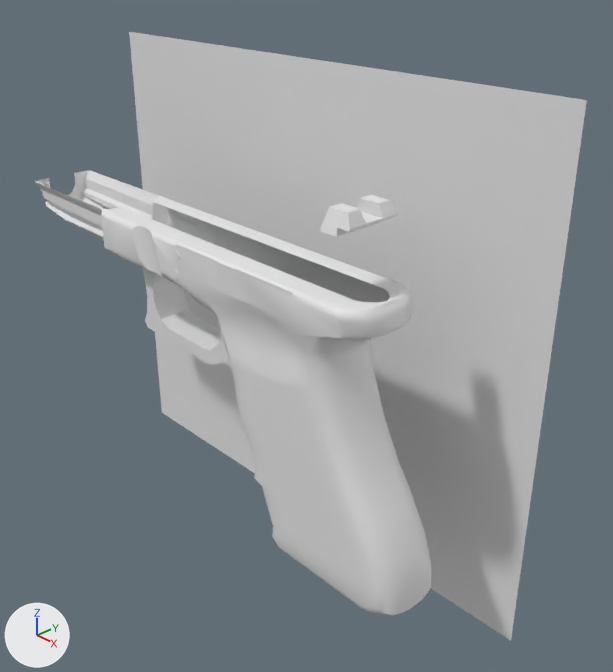
The Blender file Glock17.blend, before and after one commit.
One viewpoint serves both versions: a 50 mm lens placed at (0.223, -0.163, 0.206), pointed at (0.016, 0.032, 0.068). Lighting does not change. The marker at lower left points along +X, +Y and +Z. Materials are left out; every surface is plain grey.

Objects in the first picture: 'GlockBlueprint', 'Plane', 'Rear Sight'.
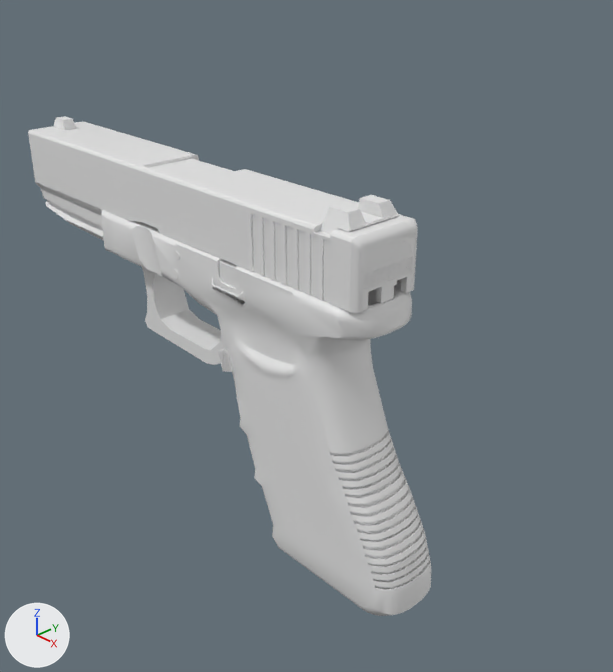
Pixel boxes (x1, y1, x2, y2) of what changed, in the pictures (613 x 672 px):
'GlockBlueprint', hidden
    before: (129, 32, 587, 641)
'Plane', reshaped
    before: (35, 170, 432, 616)
    after: (35, 182, 431, 616)
'Slide', shown
    after: (28, 116, 418, 313)
part 1 of me_plane, added
    after: (217, 348, 233, 372)
part 2 of me_plane, built on
    before: (112, 198, 432, 615)
    after: (36, 182, 431, 615)

The change, as a list of edits to the scene's bpy script:
```text
Change me_plane:
    used by ob_plane; location = (0.0, 0.0, 0.0); rotation_euler = (1.571, 0.0, 0.0), in degrees (90, 0, 0); scale = (-0.00542, -0.00542, -0.00542)
    remove me_plane.from_pydata(...)  # 834 vertices, 696 faces; spans x -18.4..17.9, y -20.7..-1.7, z -2.7..0.0
    add me_plane.from_pydata(...)  # 1794 vertices, 1554 faces, 15 loose edges; spans x -18.4..17.9, y -20.7..-1.7, z -2.8..0.0
    me_plane part 1: a new loose piece of 100 vertices spanning x -5.4..-4.0, y -15.0..-13.4, z -2.5..-1.6
    me_plane part 2: 24 vertices moved from x -16.6..6.7, y -20.7..-6.1, z -2.5..-0.4 to x -16.6..6.7, y -20.7..-6.1, z -2.5..-0.9; 42 vertices removed from x -18.4..7.9, y -20.7..-4.3, z -2.5..0.0; 902 vertices added at x -18.3..17.3, y -20.7..-4.2, z -2.8..0.0
Change ob_glockblueprint:
    add ob_glockblueprint.hide_set(True)
Change ob_slide:
    remove ob_slide.hide_set(True)
```
